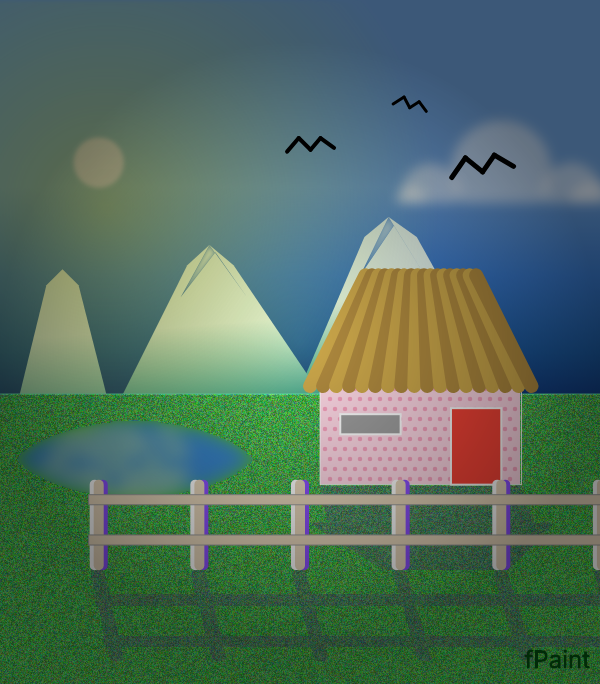
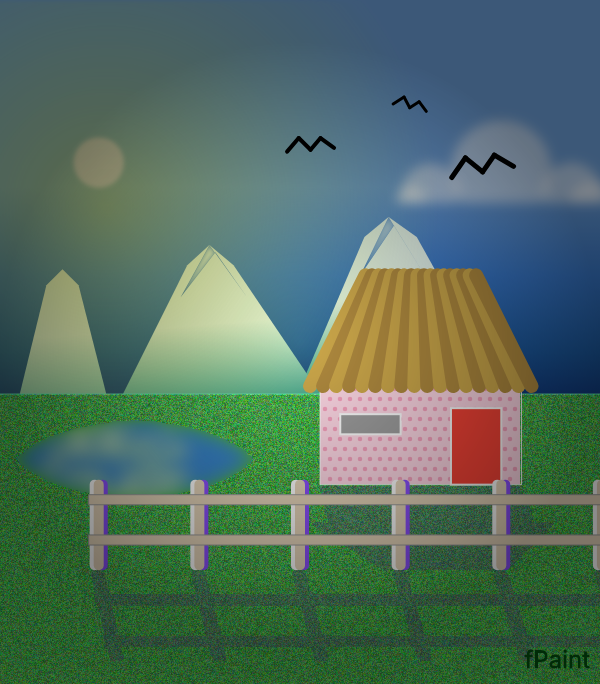
The second 600 x 684 image is a revision of the first. Changes to its layers:
painted on "Land" over [0,394,600,684]
